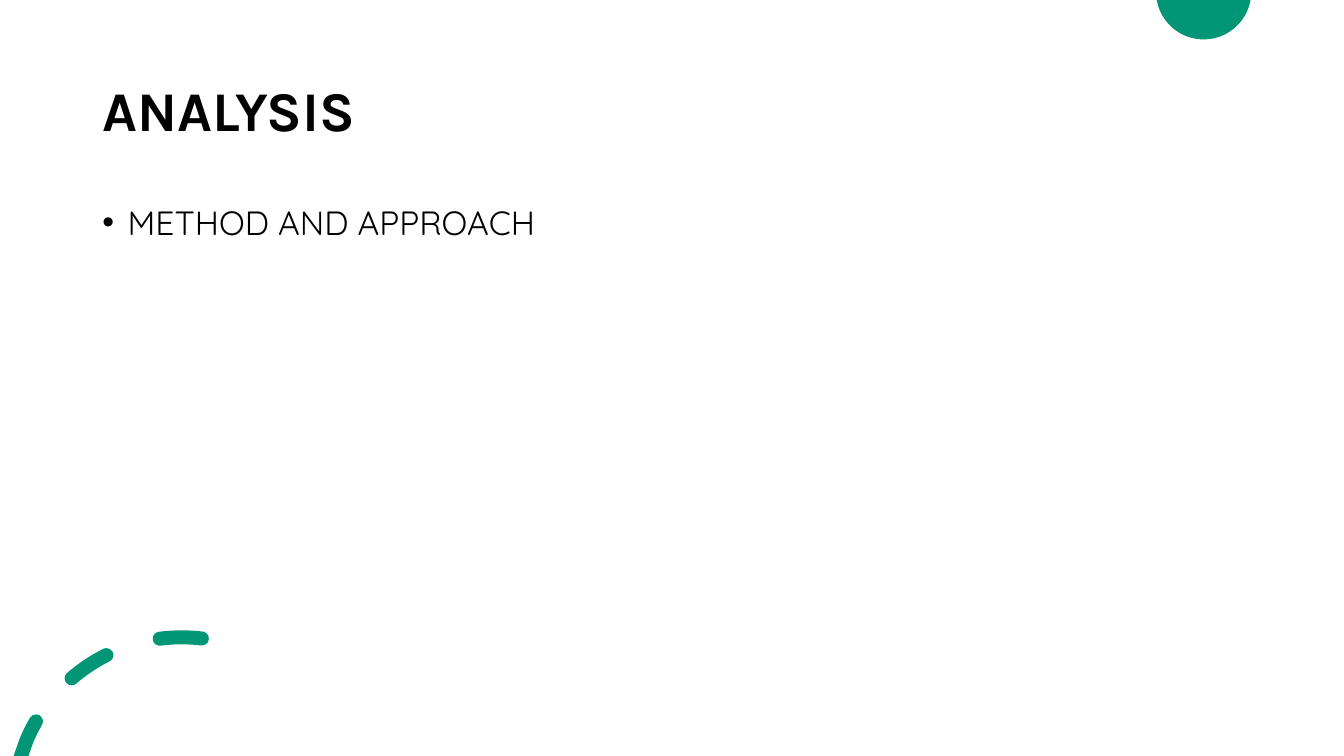
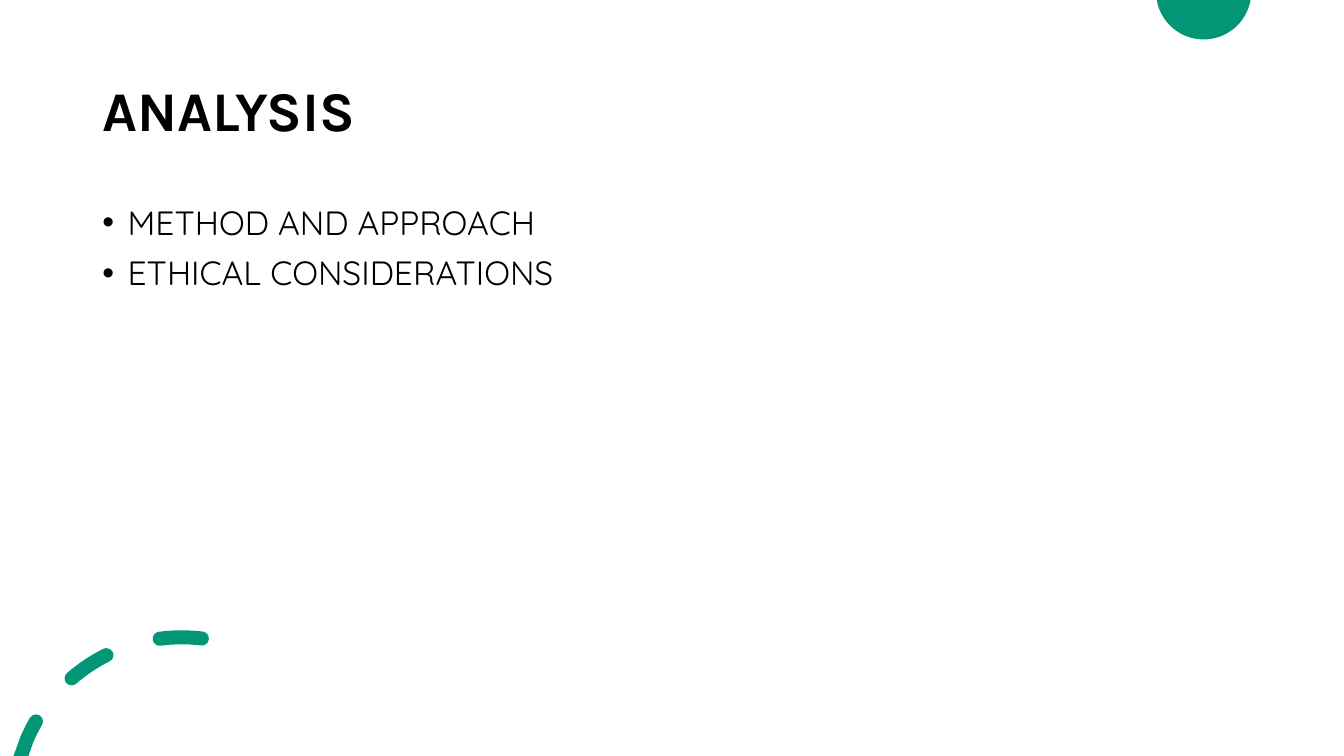
Before and after one commit to ilaluna/LIVING-SICSS, a slide deck: slide 6 of LIVING-SICCS.pptx (slide 5 before the commit). Drawn at 1344x756 pixels with LibreOffice and Linux fonts; fonts in the diff are those of the drawing. Boxes give left, top, right and bottom in pixels: in the first picture for what was removed or moved away, otherwise in the second. Text is boxed around its words. In the diff, an @@ line names an element or a change of style, - is before the commit and + after.

```diff
--- a/LIVING-SICCS.pptx
+++ b/LIVING-SICCS.pptx
@@ text at bbox=[128, 261, 553, 286]: paragraph added @@
+• ETHICAL CONSIDERATIONS
```
Also in this commit, not shown: 4 other slides changed.
